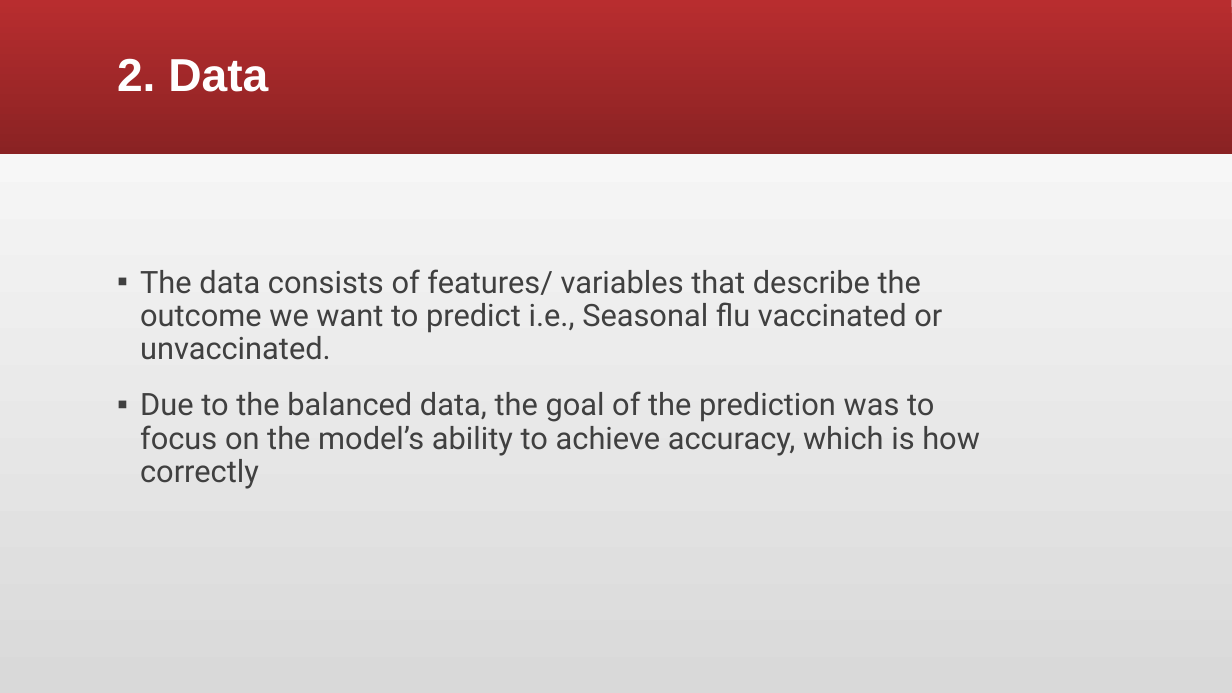
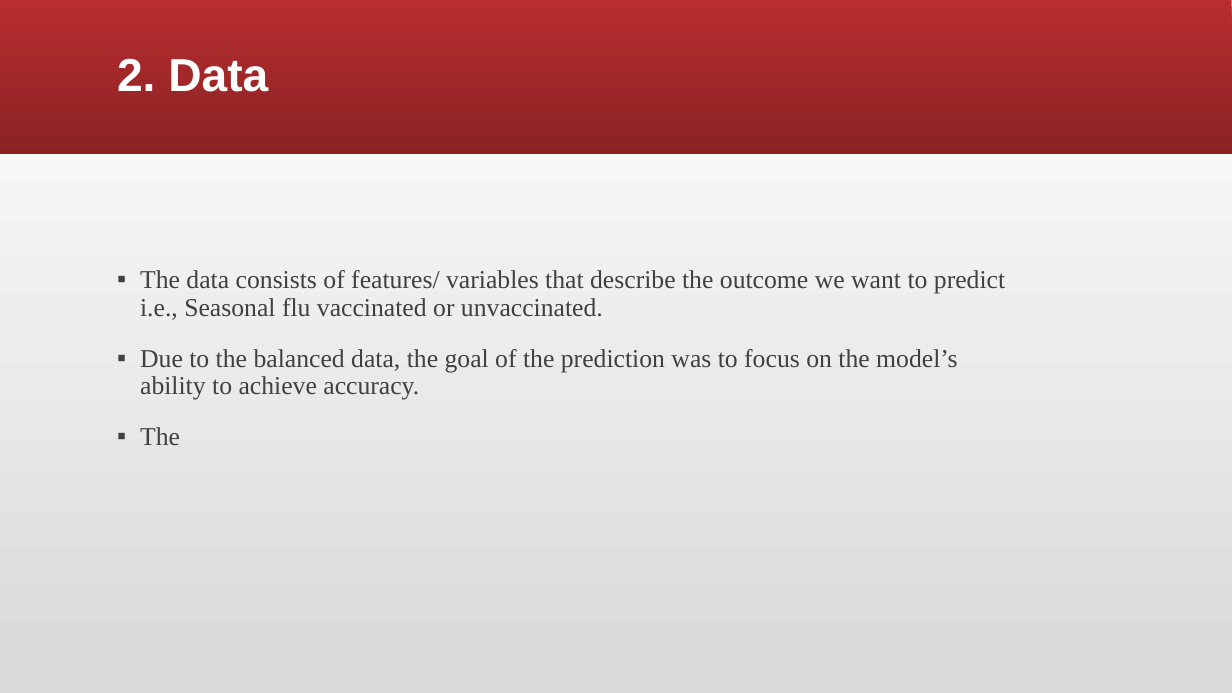
Before and after one commit to NicholusMagak/Phase_3_Project, a slide deck: slide 3 of Seasonal flu prediction model.pptx. Drawn at 1232x693 pixels with LibreOffice and Linux fonts; fonts in the diff are those of the drawing. Boxes give left, top, right and bottom in pixels: in the first picture for what was removed or moved away, otherwise in the second. Text is boxed around its words. In the diff, an @@ line names an element or a change of style, - is before the commit and + after.

Commit message:
Presentation update

```diff
--- a/Seasonal flu prediction model.pptx
+++ b/Seasonal flu prediction model.pptx
@@ text at <box>140,270,1005,320</box>: size 24 to 20 pt, font Roboto to Times New Roman in "The data consists of features/ variables that ..." @@
@@ text at <box>140,349,957,445</box>: text changed; size 24 to 20 pt; font Roboto to Times New Roman @@
-▪ Due to the balanced data, the goal of the prediction was to focus on the model’s ability to achieve accuracy, which is how correctly
+▪ Due to the balanced data, the goal of the prediction was to focus on the model’s ability to achieve accuracy.
+▪ The
```
Also in this commit, not shown: 1 other slide changed.
